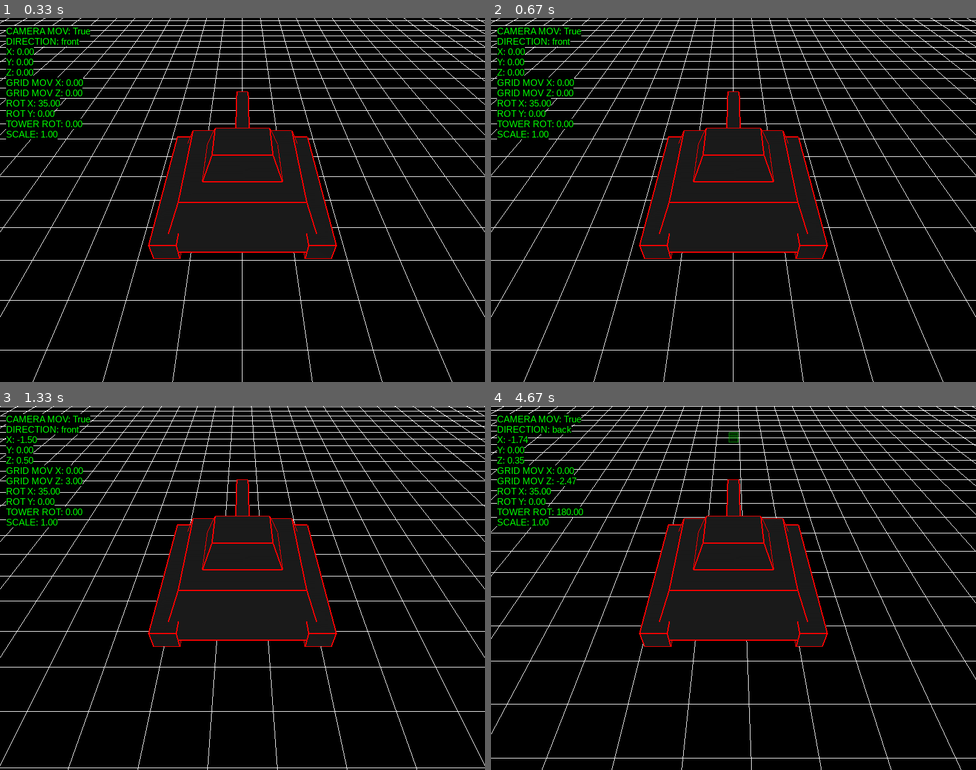
Above: before the commit, frames 1-4 (two rows, left to right).
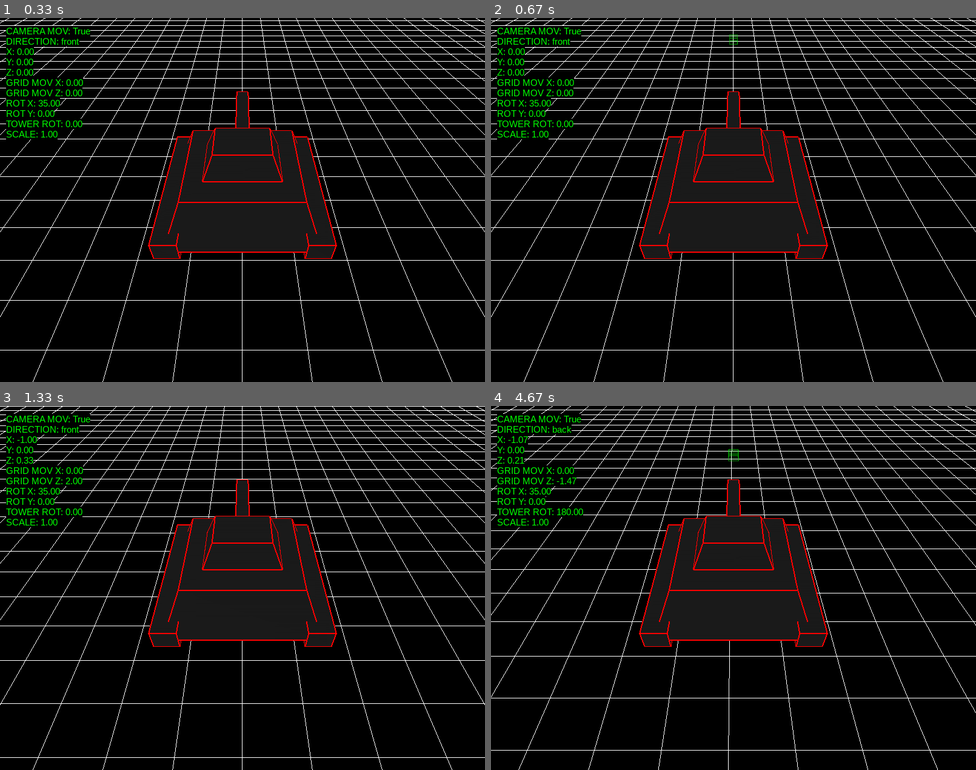
Above: after the commit, the same moments.

Repository: antonioam82/tank_controller
Game: pygame game, started from tank_demo_v.py
Two runs of this game, one before a commit and one after it. Both use one fixed random seed, a clock stepped at 60 frames per second and the inputs below.
Inputs:
- Up to frame 1 (0.33 s): no input
- Up to frame 2 (0.67 s): tap Y at 0.33 s
- Up to frame 3 (1.33 s): hold Right 0.67-1.13 s; hold Up from 1.17 s (still down)
- Up to frame 4 (4.67 s): release Up at 1.47 s; hold Right 1.5-1.97 s; tap Y at 1.65, 3.05, 4.55 s; hold Left 2-2.53 s; tap V at 2.15, 3.48 s; hold Down 2.57-2.87 s; tap C at 2.72, 3.88 s; hold Left 2.9-3.3 s; hold Up 3.33-3.7 s; hold Right 3.73-4.37 s; hold Down from 4.4 s (still down)

Frame 1 is identical in both runs. In frame 2, less than 0.1% of the frame differs, in the area x 49-51%, y 4-8%; in frame 3, 8.9%, in the area x 0-100%, y 0-100%; in frame 4, 8.9%.

Commit message:
Establecidos parametros para anim5

Diff:
--- a/tank_demo_v.py
+++ b/tank_demo_v.py
@@ -222,7 +222,7 @@
     act_anim = False
     cen_counter = 0.0
     dest_scale = 0.81
-    dest_rot_x = 1.0 #-88.5
+    dest_rot_x = 0.50#1.0 #-88.5
     act_anim2 = False
     dest_rot_y = -152.0
     #dest_rot_x = -28.0
@@ -235,7 +235,7 @@
     model_angle = 180
     y_tower = 0.0
     rot_x = 35.0 #0.0
-    dest_rot_x = 0.50 #>>>>>>>>>>>>>>>>>>>>>>>>>>>>>>>>>
+    #dest_rot_x = 0.50 #>>>>>>>>>>>>>>>>>>>>>>>>>>>>>>>>>
     ROT_X_SPEED = 15.0 #<<<<<<<<<<<<<<<<<<<<<<<<<<<<<<<<<
     rot_y = 0.0
     stop_camera = False
@@ -244,9 +244,9 @@
     braking = False
 
     bullets = []
-    bullet_speed = 30.0 #0.2
+    bullet_speed = 15.0 #30.0 #0.2
     stop_init = False
-    tank_speed = 3.0
+    tank_speed = 2.0 #3.0
 
     clock = pygame.time.Clock()
     last_time = time.perf_counter()
@@ -297,6 +297,14 @@
                 elif e.key == K_4 and (e.mod & KMOD_ALT):
                     bullet_speed = 20.0
                     act_anim4 = True
+
+                elif e.key == K_5 and (e.mod & KMOD_ALT):
+                    scale = 1.84
+                    rot_y = -89.44
+                    rot_x = 35.00
+                    dest_scale = 0.52
+                    dest_rot_x = 57.37
+                    dest_rot_y = -1.42
 
                 elif e.key == K_5 and (e.mod & KMOD_ALT):
                     act_anim5 = True
